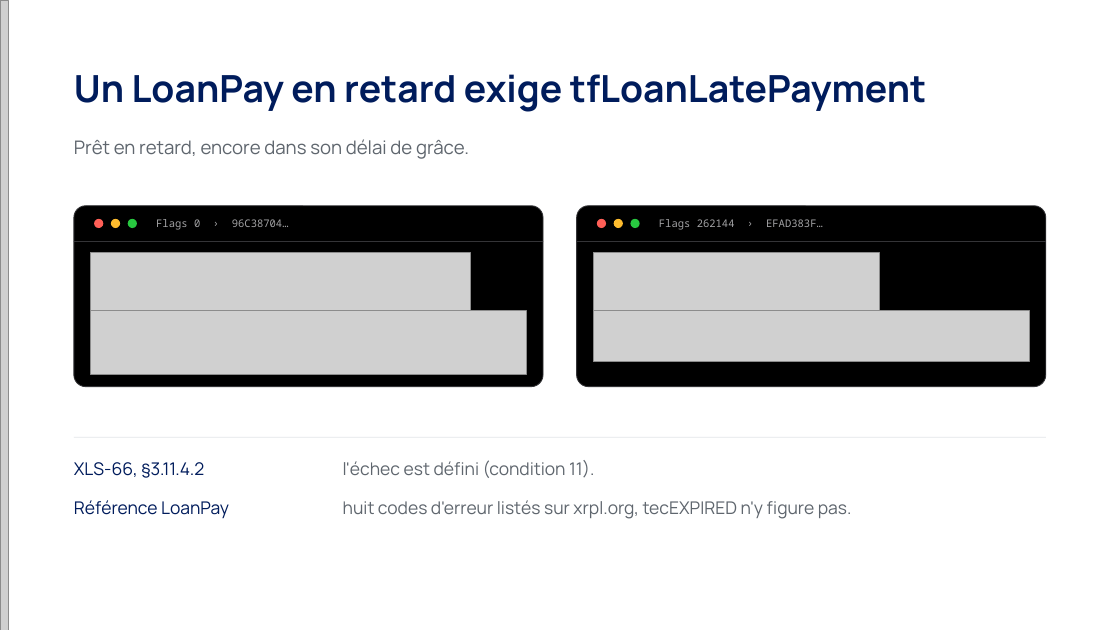
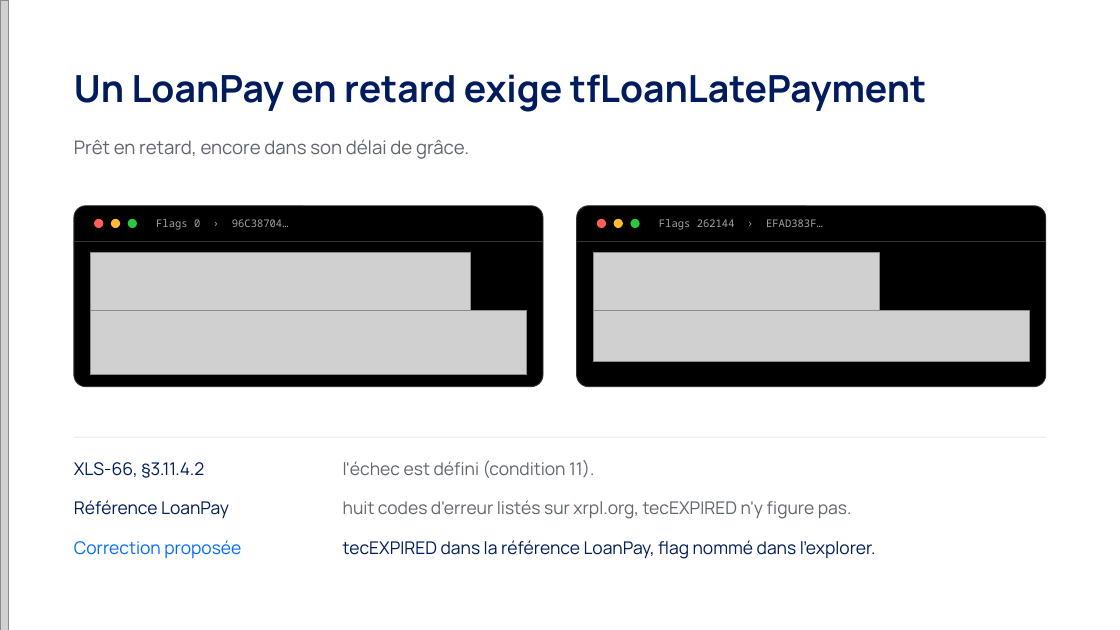
Before and after one commit to charlyppr/exit-lane-xrpl, a slide deck: slide 7 of deck/exit-lane.pptx. Drawn at 1120x630 pixels with LibreOffice and Linux fonts; fonts in the diff are those of the drawing; grey boxes stand for pictures. Boxes give left, top, right and bottom in pixels: in the first picture for what was removed or moved away, otherwise in the second. Text is boxed around its words. In the diff, an @@ line names an element or a change of style, - is before the commit and + after.

```diff
--- a/deck/exit-lane.pptx
+++ b/deck/exit-lane.pptx
@@ text added at (74,540,241,558), 15 pt, text #006AFF @@
+Correction proposée
@@ text added at (343,540,876,559), 15 pt, text #001C5C @@
+tecEXPIRED dans la référence LoanPay, flag nommé dans l'explorer.
```
Also in this commit, not shown: 3 other slides changed, 1 slide added, 3 other files.
